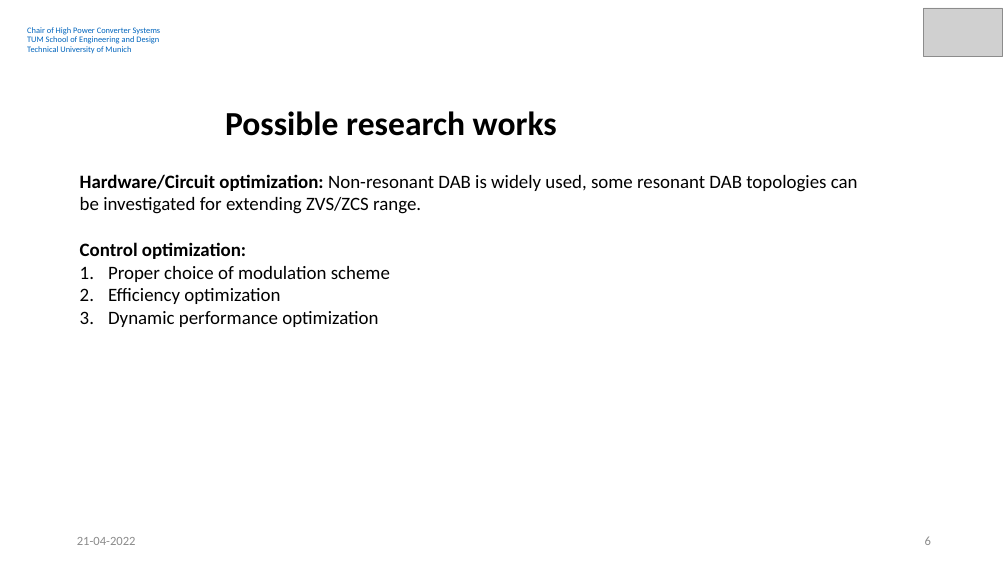
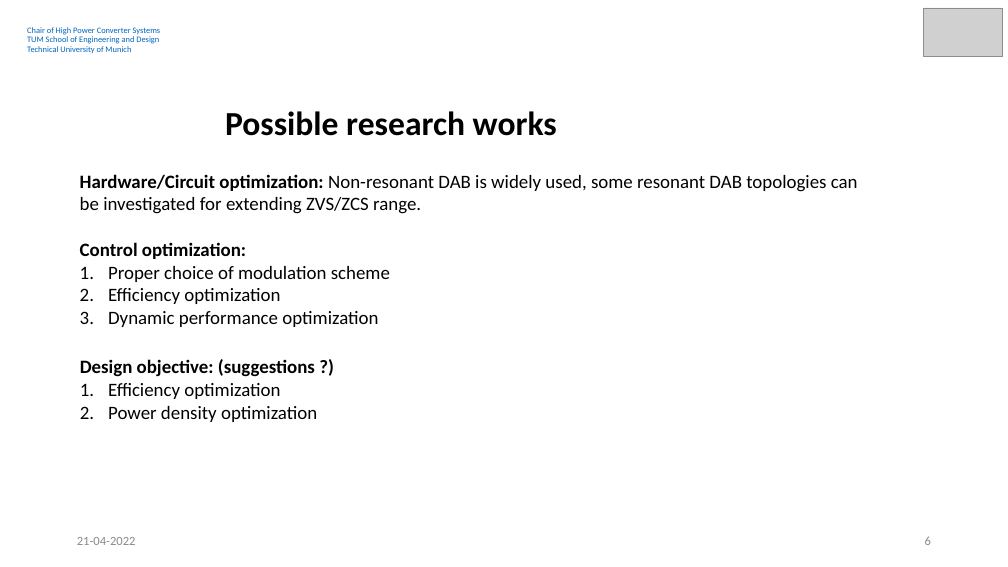
Before and after one commit to SandipGT/Dual_Active_Bridge_Converter, a slide deck: slide 6 of Project Course Drives Systems and Power Electronics.pptx. Drawn at 1008x567 pixels with LibreOffice and Linux fonts; fonts in the diff are those of the drawing; grey boxes stand for pictures. Boxes give left, top, right and bottom in pixels: in the first picture for what was removed or moved away, otherwise in the second. Text is boxed around its words. In the diff, an @@ line names an element or a change of style, - is before the commit and + after.

```diff
--- a/Project Course Drives Systems and Power Electronics.pptx
+++ b/Project Course Drives Systems and Power Electronics.pptx
@@ text added at [80, 359, 317, 422], 18 pt, text #000000 @@
+Design objective: (suggestions ?)
+1. Efficiency optimization
+2. Power density optimization
```
Also in this commit, not shown: 2 other slides changed, 2 slides added.
